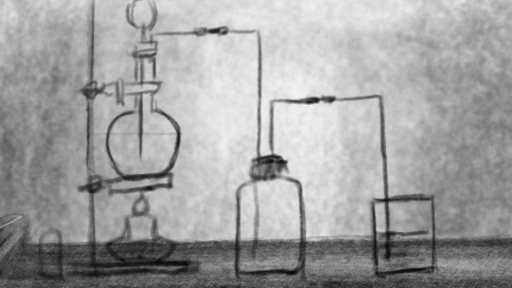
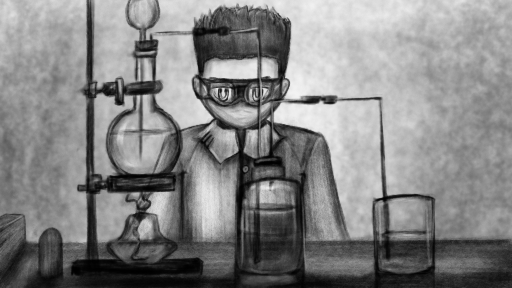
The second 512x288 image is a revision of the first. Changes to its layers:
added group "environment" with 2 layers above "friend" over [0, 0, 512, 288]
moved "equipment" into group "environment", painted on it over [0, 0, 512, 288]
moved "table" into group "environment", painted on it over [0, 0, 512, 288]
added group "friend" with 2 layers above "background" over [64, 0, 384, 288]
added layer "idle" in group "friend" over [192, 64, 320, 128]
added layer "base" in group "friend" over [64, 0, 384, 288]
painted on "background" over [0, 0, 512, 288]
